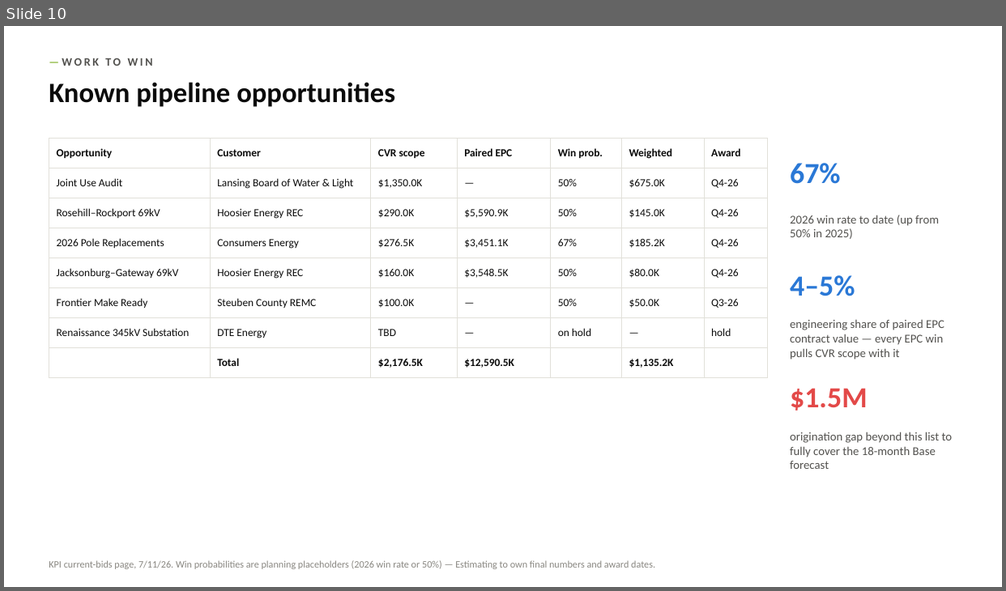
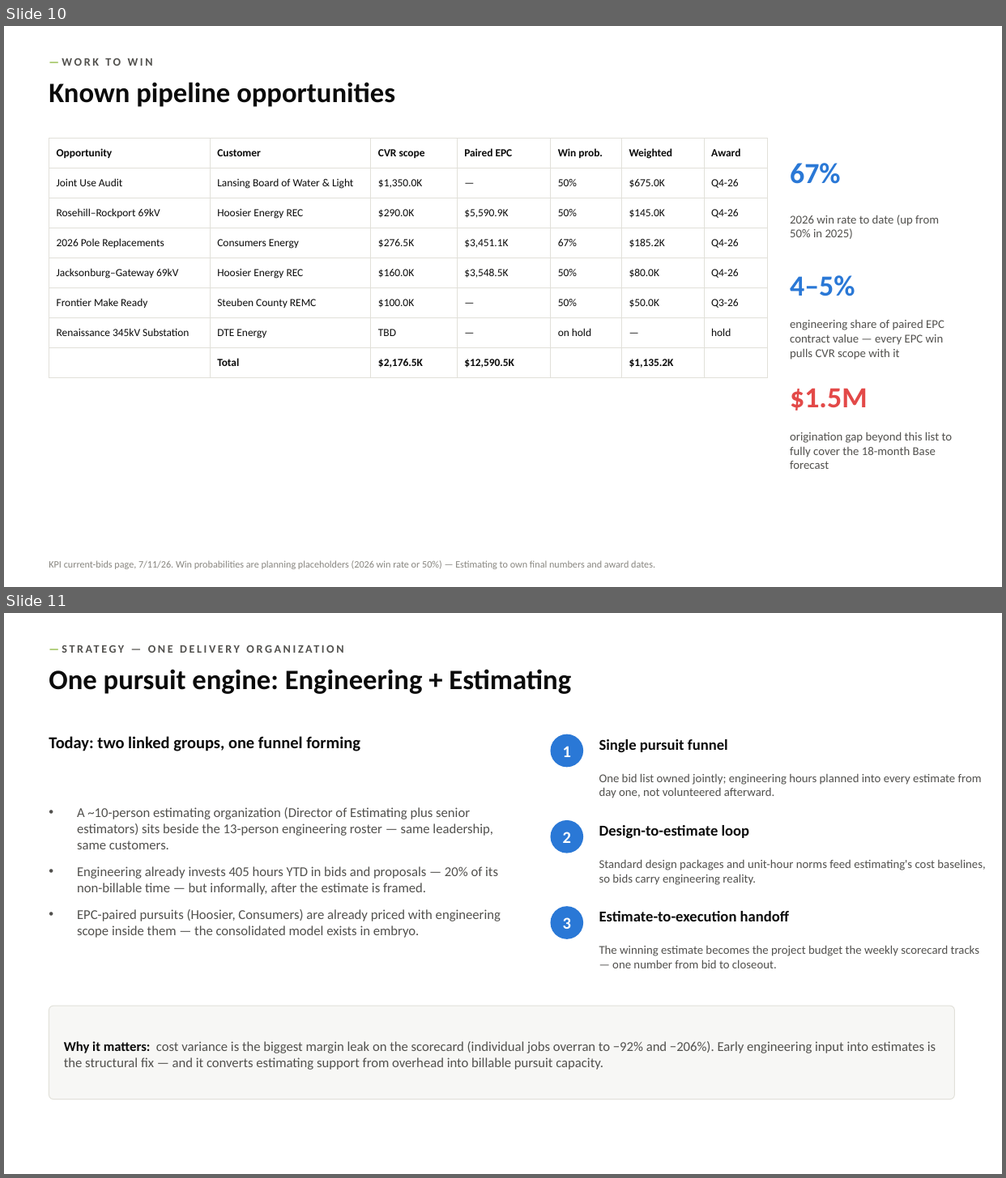
Before and after one commit to codlingjim-debug/CVR---Financial, a slide deck: reports/CVR_Deck_Jun2026.pptx. Shown one above the other, each under a label of ours: slide 10 before the commit, slides 10 and 11 after it. The pictures are 1006x591 and 1006x1178 pixels, drawn with LibreOffice and Linux fonts; fonts in the diff are those of the drawing. Boxes give left, top, right and bottom in pixels: in the first picture for what was removed or moved away, otherwise in the second. Text is boxed around its words. In the diff, an @@ line names an element or a change of style, - is before the commit and + after.

```diff
--- a/reports/CVR_Deck_Jun2026.pptx
+++ b/reports/CVR_Deck_Jun2026.pptx
@@ slide 11 added at [4,613,1002,1174], background #FFFFFF @@
@@ text added at [49,637,955,659], 11 pt, text #52514E, bold @@
+— STRATEGY — ONE DELIVERY ORGANIZATION
@@ text added at [49,669,571,694], 27 pt, text #0B0B0B, bold @@
+One pursuit engine: Engineering + Estimating
@@ text added at [49,736,360,752], 16 pt, text #0B0B0B, bold @@
+Today: two linked groups, one funnel forming
@@ ellipse added at [551,735,583,767], fill #2A78D6 @@
@@ text added at [563,746,571,757], 16 pt, text #FFFFFF, bold @@
+1
@@ text added at [599,739,728,752], 14.5 pt, text #0B0B0B, bold @@
+Single pursuit funnel
@@ text added at [599,773,982,798], 11.5 pt, text #52514E @@
+One bid list owned jointly; engineering hours planned into every estimate from day one, not volunteered afterward.
@@ text added at [77,807,501,938], 13 pt, text #52514E @@
+• A ~10-person estimating organization (Director of Estimating plus senior estimators) sits beside the 13-person engineering roster — same leadership, same customers.
+• Engineering already invests 405 hours YTD in bids and proposals — 20% of its non-billable time — but informally, after the estimate is framed.
+• EPC-paired pursuits (Hoosier, Consumers) are already priced with engineering scope inside them — the consolidated model exists in embryo.
@@ ellipse added at [551,820,583,854], fill #2A78D6 @@
@@ text added at [599,825,750,838], 14.5 pt, text #0B0B0B, bold @@
+Design-to-estimate loop
@@ text added at [563,832,571,843], 16 pt, text #FFFFFF, bold @@
+2
@@ text added at [599,859,985,885], 11.5 pt, text #52514E @@
+Standard design packages and unit-hour norms feed estimating's cost baselines, so bids carry engineering reality.
@@ ellipse added at [551,906,583,939], fill #2A78D6 @@
@@ text added at [563,918,571,929], 16 pt, text #FFFFFF, bold @@
+3
@@ text added at [599,911,789,922], 14.5 pt, text #0B0B0B, bold @@
+Estimate-to-execution handoff
@@ text added at [599,945,979,969], 11.5 pt, text #52514E @@
+The winning estimate becomes the project budget the weekly scorecard tracks — one number from bid to closeout.
@@ rounded rectangle added at [49,1006,955,1100], fill #F7F7F5, outline #E1E0D9 0.75 pt @@
@@ text added at [64,1041,936,1070], 13 pt, text #52514E @@
+Why it matters: cost variance is the biggest margin leak on the scorecard (individual jobs overran to −92% and −206%). Early engineering input into estimates is the structural fix — and it converts estimating support from overhead into billable pursuit capacity.
```
Also in this commit, not shown: 7 slides changed, 1 other slide added, 10 other files.
